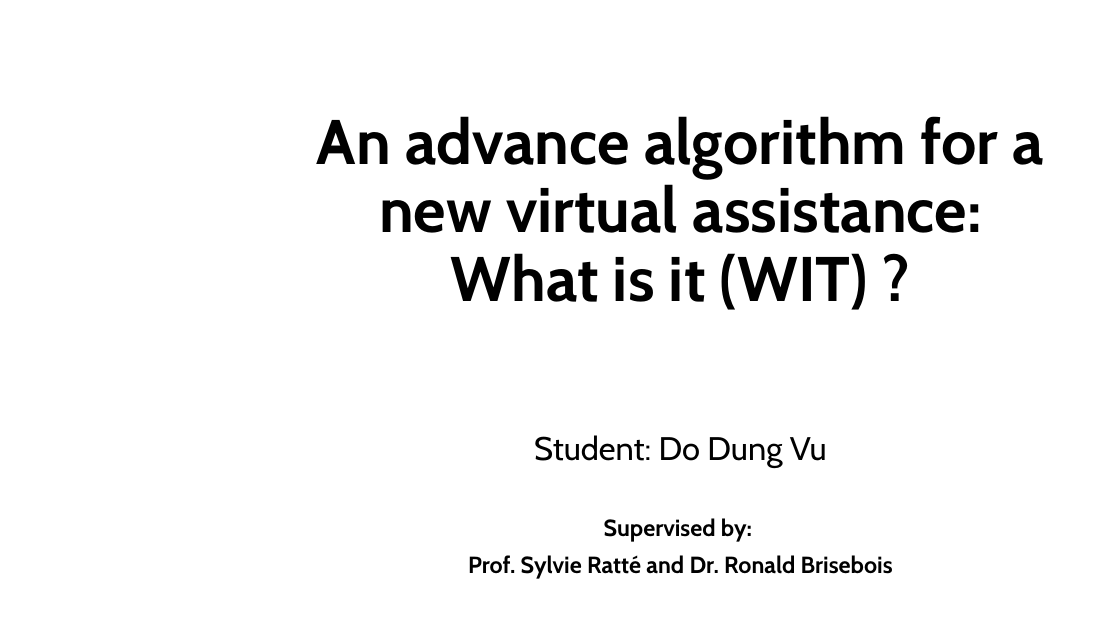
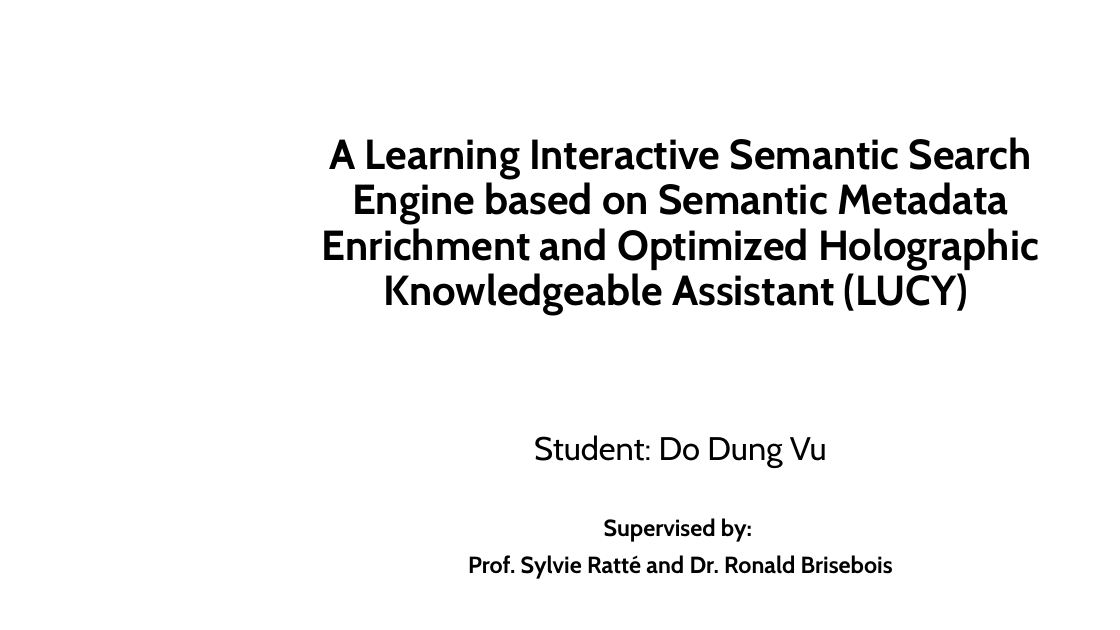
Before and after one commit to dungdovu/DGA1031, a slide deck: slide 1 of DGA1031/What is it.pptx. Drawn at 1120x630 pixels with LibreOffice and Linux fonts; fonts in the diff are those of the drawing; background and template pictures are left out. Boxes give left, top, right and bottom in pixels: in the first picture for what was removed or moved away, otherwise in the second. Text is boxed around its words. In the diff, an @@ line names an element or a change of style, - is before the commit and + after.

```diff
--- a/DGA1031/What is it.pptx
+++ b/DGA1031/What is it.pptx
@@ title at [322,137,1039,315]: text changed; size 54 to 36 pt @@
-An advance algorithm for a new virtual assistance:
-What is it (WIT) ?
+A Learning Interactive Semantic Search Engine based on Semantic Metadata Enrichment and Optimized Holographic Knowledgeable Assistant (LUCY)
```
Also in this commit, not shown: 14 other slides changed, 7 slides added, 2 slides removed, 8 other files.
